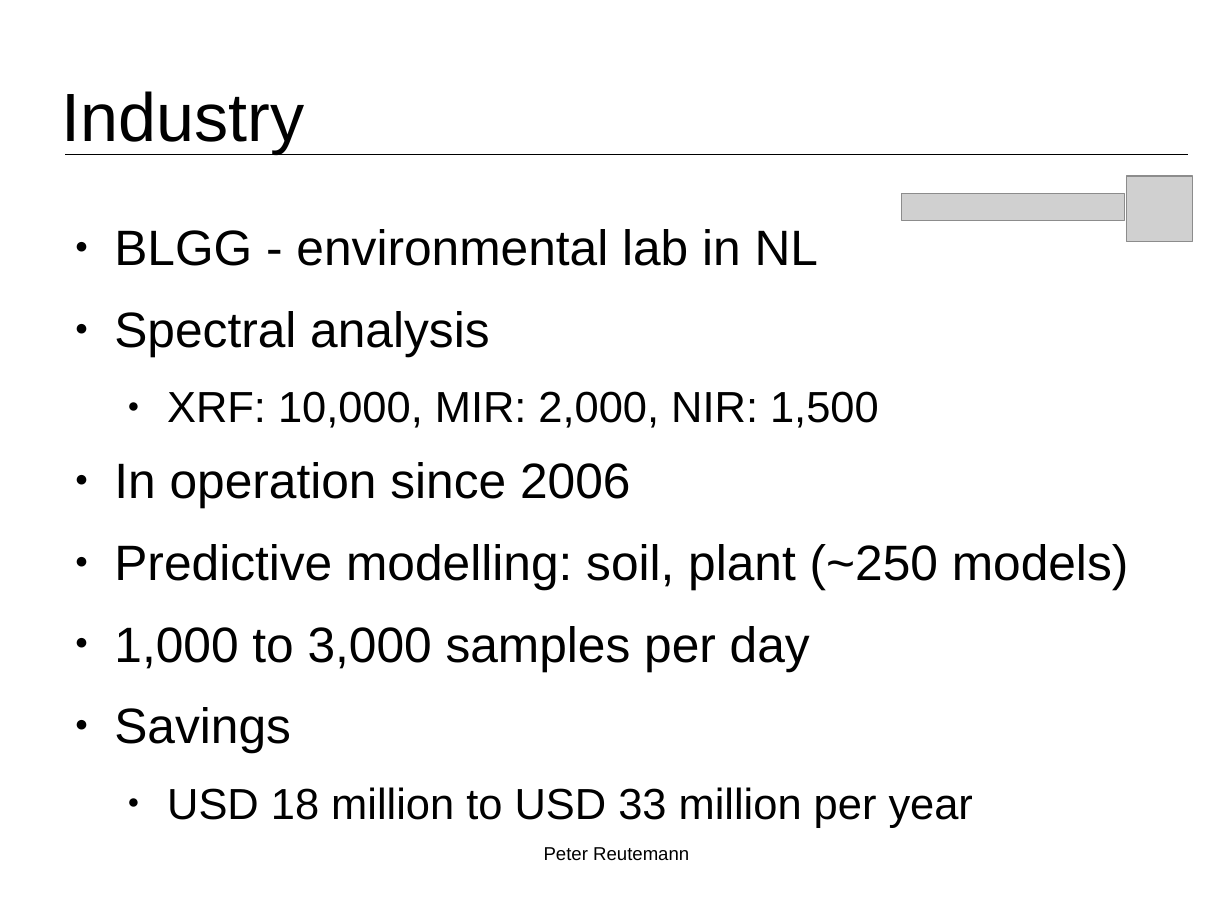
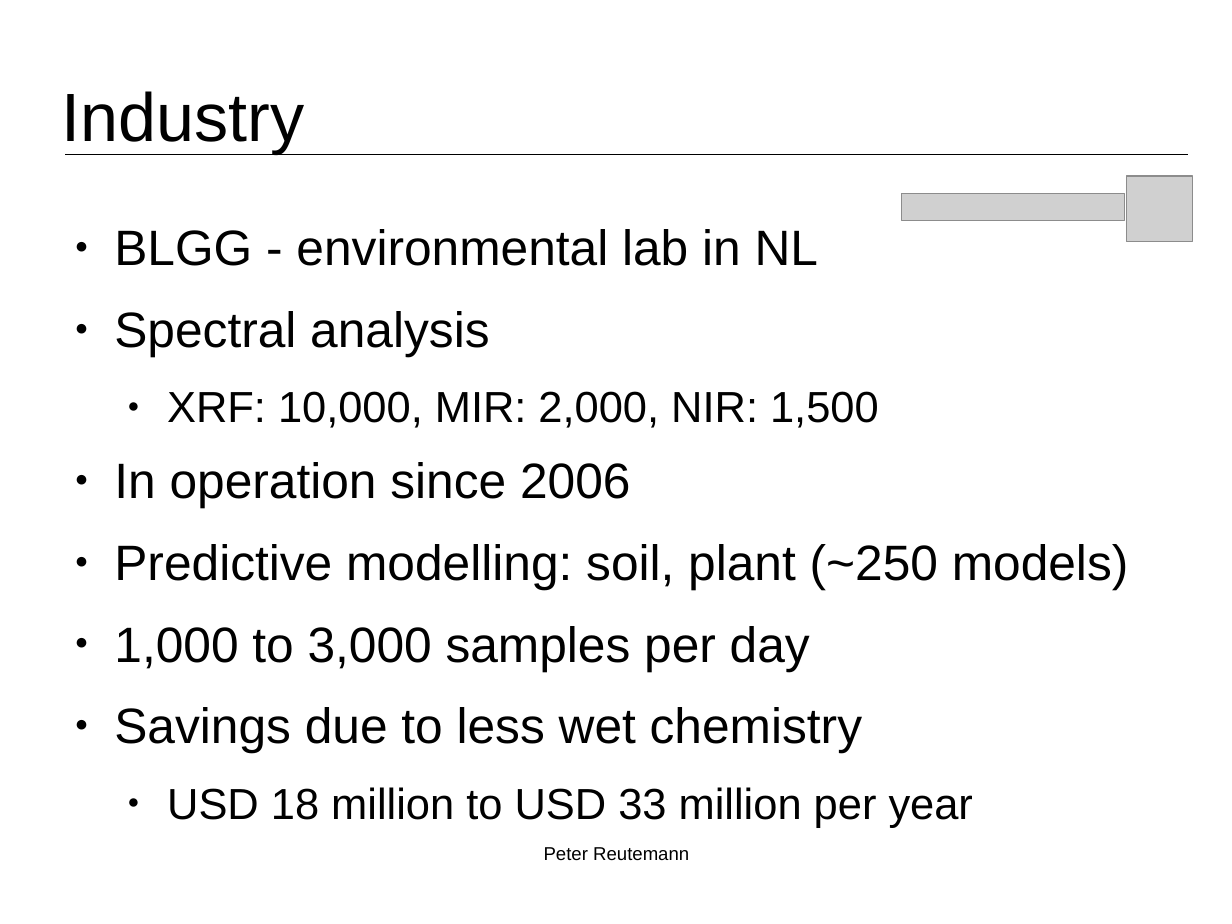
Before and after one commit to fracpete/bigmine-2015, a slide deck: slide 9 of talk/bigmine2015_reutemann.odp. Drawn at 1232x924 pixels with LibreOffice and Linux fonts; fonts in the diff are those of the drawing; grey boxes stand for pictures; background and template pictures are left out. Boxes give left, top, right and bottom in pixels: in the first picture for what was removed or moved away, otherwise in the second. Text is boxed around its words. In the diff, an @@ line names an element or a change of style, - is before the commit and + after.

```diff
--- a/talk/bigmine2015_reutemann.odp
+++ b/talk/bigmine2015_reutemann.odp
@@ text at [114,707,862,753]: text changed @@
-● Savings
+● Savings due to less wet chemistry
```
Also in this commit, not shown: 1 other slide changed, 3 other files.
